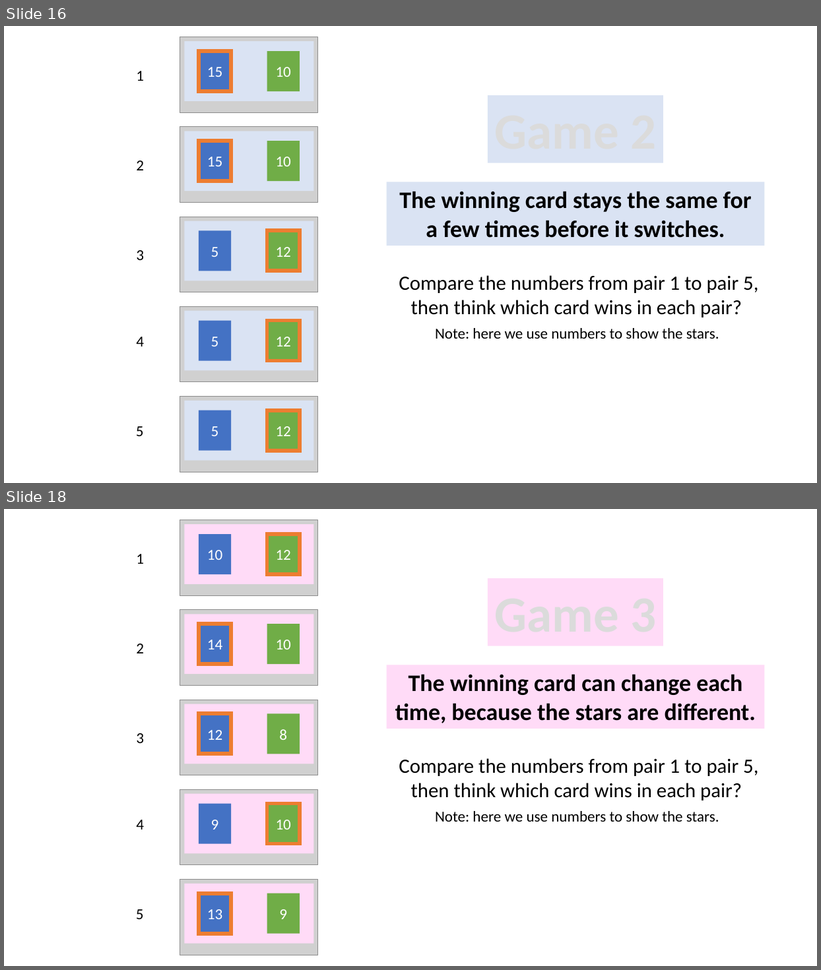
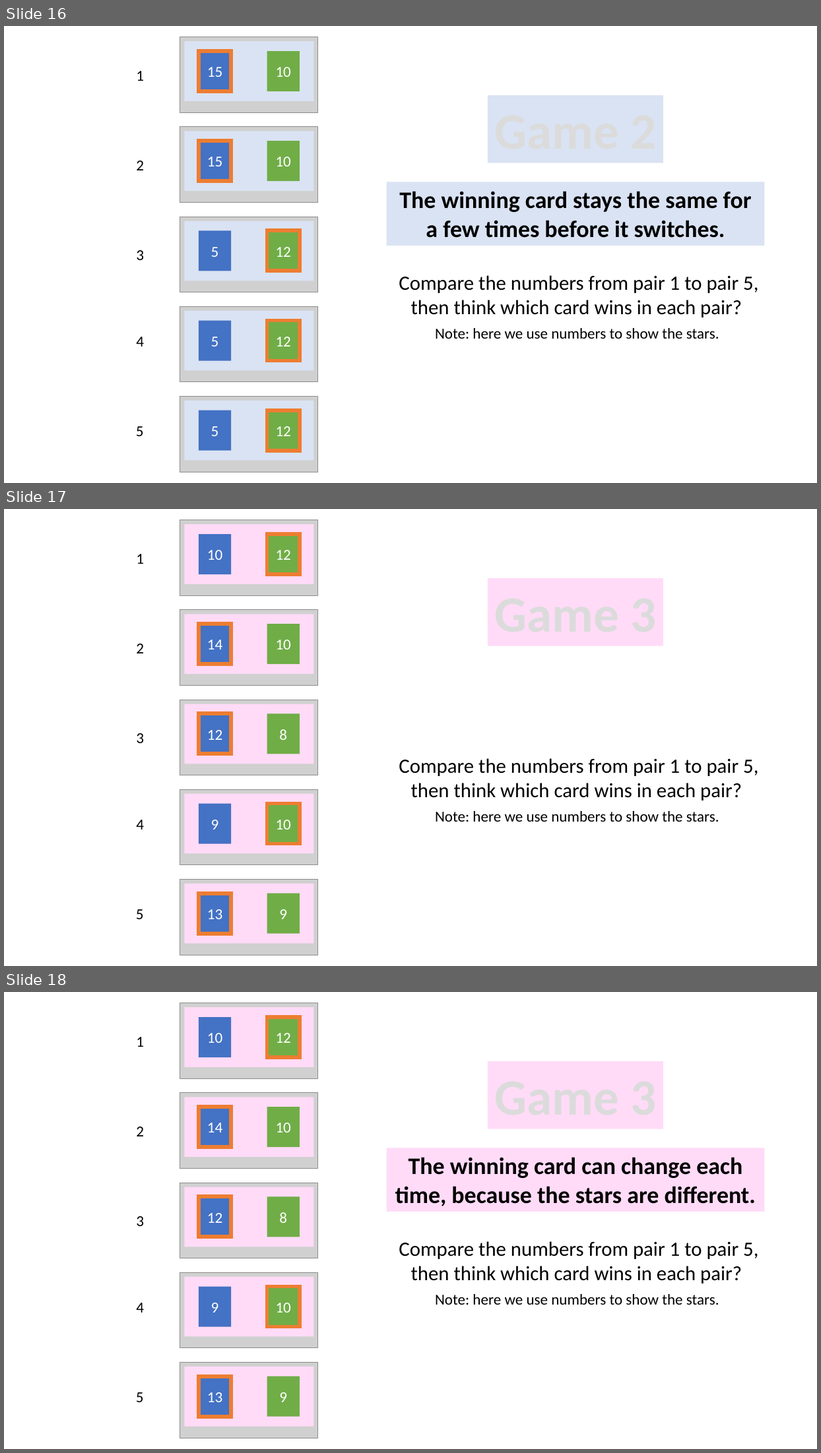
Before and after one commit to LillianXu2019/LUX-RL, a slide deck: images/task_instructions_lux.pptx. Shown one above the other, each under a label of ours: slides 16 and 18 before the commit, slides 16, 17 and 18 after it; the slides between them are not shown. The pictures are 821x970 and 821x1453 pixels, drawn with LibreOffice and Linux fonts; fonts in the diff are those of the drawing; grey boxes stand for pictures. Boxes give left, top, right and bottom in pixels: in the first picture for what was removed or moved away, otherwise in the second. Text is boxed around its words. In the diff, an @@ line names an element or a change of style, - is before the commit and + after.

```diff
--- a/images/task_instructions_lux.pptx
+++ b/images/task_instructions_lux.pptx
@@ slide 17 added at (4,509,817,966), background #FFFFFF @@
@@ rectangle added at (199,534,231,574), fill #4472C4, 18 pt, text #FFFFFF @@
+10
@@ group added at (180,520,318,956): 10 rectangles, 5 pictures @@
+12
+13
+14
+10
+12
@@ text added at (136,554,144,564), 18 pt, text #000000 @@
+1
@@ rectangle added at (488,578,663,646), fill #FFDBF7 @@
@@ rectangle added at (267,625,299,665), fill #70AD47, 18 pt, text #FFFFFF @@
+10
@@ text added at (136,644,144,654), 18 pt, text #000000 @@
+2
@@ rectangle added at (267,714,299,755), fill #70AD47, 18 pt, text #FFFFFF @@
+8
@@ text added at (136,733,144,743), 18 pt, text #000000 @@
+3
@@ text added at (399,758,758,801), 24 pt, text #000000 @@
+Compare the numbers from pair 1 to pair 5, then think which card wins in each pair?
@@ rectangle added at (199,803,231,844), fill #4472C4, 18 pt, text #FFFFFF @@
+9
@@ text added at (136,820,144,830), 18 pt, text #000000 @@
+4
@@ text added at (435,811,719,822), 18 pt, text #000000 @@
+Note: here we use numbers to show the stars.
@@ rectangle added at (267,894,299,934), fill #70AD47, 18 pt, text #FFFFFF @@
+9
@@ text added at (136,910,144,920), 18 pt, text #000000 @@
+5
```
Also in this commit, not shown: 2 other slides added, 3 slides removed, 12 other files.
